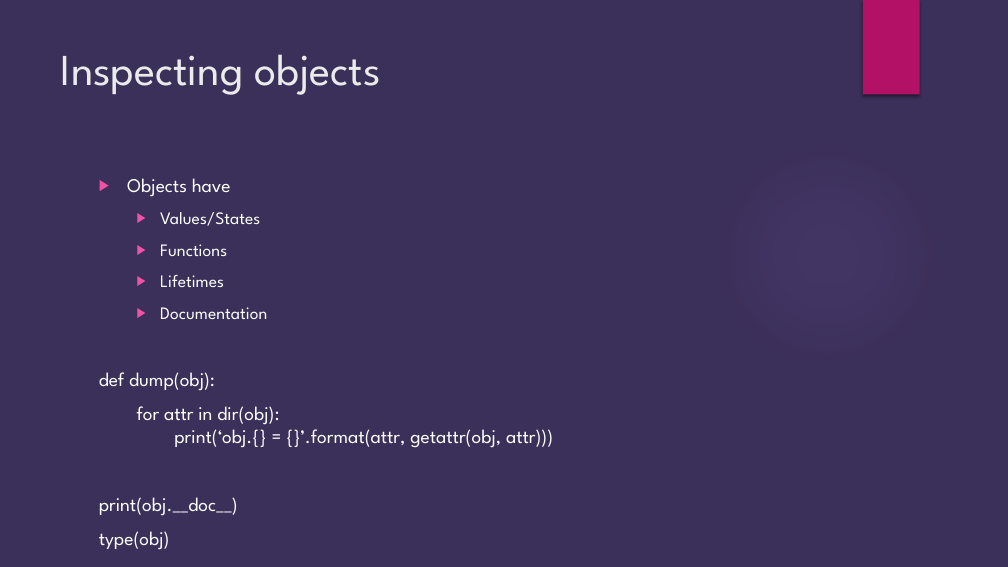
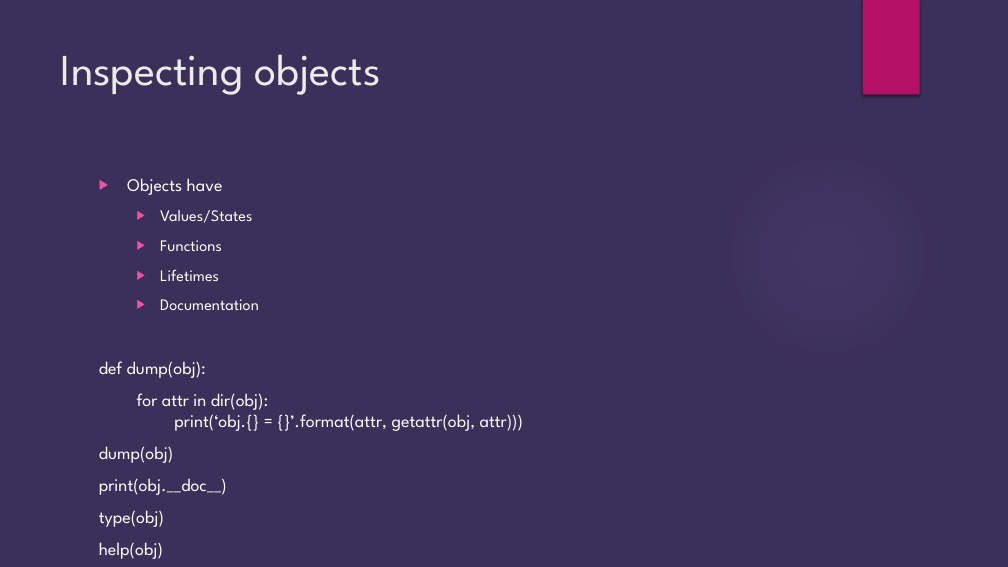
Before and after one commit to brianjgrier/Python-Overview, a slide deck: slide 13 of Python Introduction.pptx. Drawn at 1008x567 pixels with LibreOffice and Linux fonts; fonts in the diff are those of the drawing; background and template pictures are left out. Boxes give left, top, right and bottom in pixels: in the first picture for what was removed or moved away, otherwise in the second. Text is boxed around its words. In the diff, an @@ line names an element or a change of style, - is before the commit and + after.

```diff
--- a/Python Introduction.pptx
+++ b/Python Introduction.pptx
@@ text at (x1=99, y1=178, x2=523, y2=527): paragraph added @@
+help(obj)
@@ text at (x1=99, y1=178, x2=523, y2=527): size 18.5 to 17 pt in "Objects have", "def dump(obj):", "for attr in dir(obj): print(‘obj.{} = {}’.format(attr, ...", "print(obj.__doc__)" and 1 more places; size 16.6 to 15.3 pt in "Values/States", "Functions", "Lifetimes", "Documentation" @@
@@ text at (x1=99, y1=446, x2=173, y2=463): paragraph added @@
+dump(obj)
```
Also in this commit, not shown: 11 other slides changed, 3 slides added.
